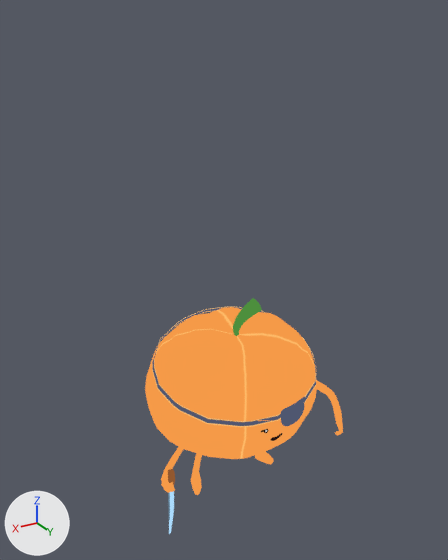
Before and after pictures for a commit that changed the glTF model godot/assets/models/battle/summons/PatchyThePumpkin.glb.
One viewpoint serves both versions: a 50 mm lens placed at (0.19, 0.305, 0.307), pointed at (-0.005, -0.02, 0.145). Arrows for +X, +Y and +Z are at lower left; the lights stay in place. The older version comes first. Both versions are drawn at frame 6 of the action 'Patchy_Intro'; the numbers are the values there. Vertices at exactly the same position are counted once.

Before the edit, the objects in view are built like this:
```python
me_patchythepumpkin = bpy.data.meshes.new('PatchyThePumpkin')
me_patchythepumpkin.from_pydata(...)  # 860 vertices, 1684 faces; spans x -1.4..1.57, y 0.0..2.81, z -1.24..1.06
me_patchythepumpkin.materials.append(mat_patchythepumpkin)
ob_patchythepumpkin_001 = bpy.data.objects.new('PatchyThePumpkin.001', me_patchythepumpkin)
ob_patchythepumpkin_001.parent = ob_patchythepumpkin
ob_patchythepumpkin_001.location = (0.0, 0.0, 0.0)
ob_patchythepumpkin_001.rotation_euler = (1.571, 0.0, 0.0)  # degrees (90, 0, 0)
```
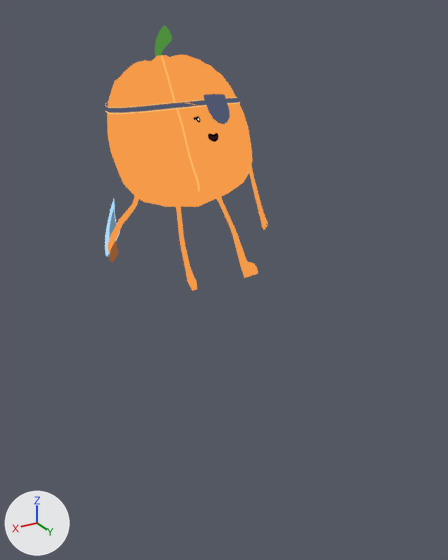
Changed parts and their boxes (x1, y1, x2, y2) in the pictures (448 x 560 px; the box of a moved part takes in the faces that stretch with it):
'PatchyThePumpkin.001', reshaped, rescaled, moved, turned
    before: (145, 298, 343, 534)
    after: (105, 26, 268, 291)
part 1 of me_patchythepumpkin, moved or reshaped
    before: (233, 298, 262, 336)
    after: (155, 26, 172, 57)
part 2 of me_patchythepumpkin, moved or reshaped
    before: (145, 306, 317, 459)
    after: (105, 55, 253, 207)
part 3 of me_patchythepumpkin, moved or reshaped
    before: (281, 397, 305, 426)
    after: (204, 94, 230, 124)
part 4 of me_patchythepumpkin, moved or reshaped
    before: (191, 453, 202, 495)
    after: (175, 204, 197, 291)
part 5 of me_patchythepumpkin, moved or reshaped
    before: (255, 452, 274, 465)
    after: (217, 197, 258, 278)
part 6 of me_patchythepumpkin, moved or reshaped
    before: (168, 491, 174, 534)
    after: (105, 199, 120, 256)
part 7 of me_patchythepumpkin, moved or reshaped
    before: (161, 440, 188, 493)
    after: (108, 178, 141, 262)
part 8 of me_patchythepumpkin, moved or reshaped
    before: (317, 381, 343, 435)
    after: (249, 164, 268, 230)

Patch to the scene script:
```diff
--- a/godot/assets/models/battle/summons/PatchyThePumpkin.glb.py
+++ b/godot/assets/models/battle/summons/PatchyThePumpkin.glb.py
@@ me_patchythepumpkin @@
 # used by ob_patchythepumpkin_001; parent = ob_patchythepumpkin; location = (0.0, 0.0, 0.0); rotation_euler = (1.571, 0.0, 0.0), in degrees (90, 0, 0)
-me_patchythepumpkin.from_pydata(...)  # 860 vertices, 1684 faces; spans x -1.4..1.57, y 0.0..2.81, z -1.24..1.06
+me_patchythepumpkin.from_pydata(...)  # 860 vertices, 1684 faces; spans x -1.01..1.34, y -2.36..-0.15, z 2.89..6.0
+# me_patchythepumpkin part 1: the loose piece of 56 vertices spanning x -0.32..0.06, y 2.33..2.81, z -0.24..-0.05 is multiplied about its middle by the matrix ((0.791, 0.008, -0.008), (-0.003, -0.695, -0.658), (-0.009, 1.046, -0.44)), then moved by (0.05, -4.5, 5.88)
+# me_patchythepumpkin part 2: the loose piece of 366 vertices spanning x -1.19..1.19, y 0.82..2.44, z -1.05..1.06 is multiplied about its middle by the matrix ((0.791, 0.008, -0.008), (-0.003, -0.695, -0.658), (-0.009, 1.046, -0.44)), then moved by (0.01, -3.01, 4.69)
+# me_patchythepumpkin part 3: the loose piece of 34 vertices spanning x -0.48..-0.05, y 1.41..1.72, z -1.05..-0.94 is multiplied about its middle by the matrix ((0.791, 0.008, -0.008), (-0.003, -0.695, -0.658), (-0.009, 1.046, -0.44)), then moved by (0.07, -2.24, 6.06)
+# me_patchythepumpkin part 4: the loose piece of 69 vertices spanning x 0.33..0.67, y 0.0..0.93, z -0.14..0.17 is multiplied about its middle by the matrix ((0.749, 0.027, -0.005), (-0.014, -0.722, -0.631), (0.009, 1.085, -0.402)), then moved by (-0.12, -1.03, 3.43)
+# me_patchythepumpkin part 5: the loose piece of 69 vertices spanning x -0.67..-0.32, y 0.0..0.93, z -0.14..0.17 is multiplied about its middle by the matrix ((0.748, -0.012, -0.004), (0.009, -0.721, -0.629), (-0.021, 1.087, -0.403)), then moved by (0.12, -1.03, 3.44)
+# me_patchythepumpkin part 6: the loose piece of 35 vertices spanning x 1.43..1.56, y 0.47..1.27, z -1.24..-0.97 is multiplied about its middle by the matrix ((0.611, 0.294, -0.493), (-0.274, 0.845, 0.056), (0.482, -0.281, 1.266)), then moved by (-0.39, -2.09, 4.72)
+# me_patchythepumpkin part 7: 135 of 860 vertices moved; they spanned x 0.92..1.57, y 1.13..1.51, z -1.19..-0.44 and now span x 0.74..1.34, y -0.94..-0.67, z 3.33..4.57; mean shift (-0.28, -2.14, 4.64); largest move (0.92, 1.3, -0.46) -> (0.75, -0.83, 4.57)
+# me_patchythepumpkin part 8: 96 of 860 vertices moved; they spanned x -1.4..-0.95, y 0.67..1.54, z -0.81..-0.42 and now span x -1.01..-0.75, y -1.09..-0.68, z 3.36..4.81; mean shift (0.36, -1.85, 4.49); largest move (-0.95, 1.54, -0.44) -> (-0.76, -0.99, 4.81)
 me_patchythepumpkin.materials.append(mat_patchythepumpkin)
@@ ob_patchythepumpkin_001 @@
 ob_patchythepumpkin_001 = bpy.data.objects.new('PatchyThePumpkin.001', me_patchythepumpkin)
-ob_patchythepumpkin_001.parent = ob_patchythepumpkin
 ob_patchythepumpkin_001.location = (0.0, 0.0, 0.0)
-ob_patchythepumpkin_001.rotation_euler = (1.571, 0.0, 0.0)  # degrees (90, 0, 0)
+ob_patchythepumpkin_001.scale = (0.05, 0.05, 0.05)
```
